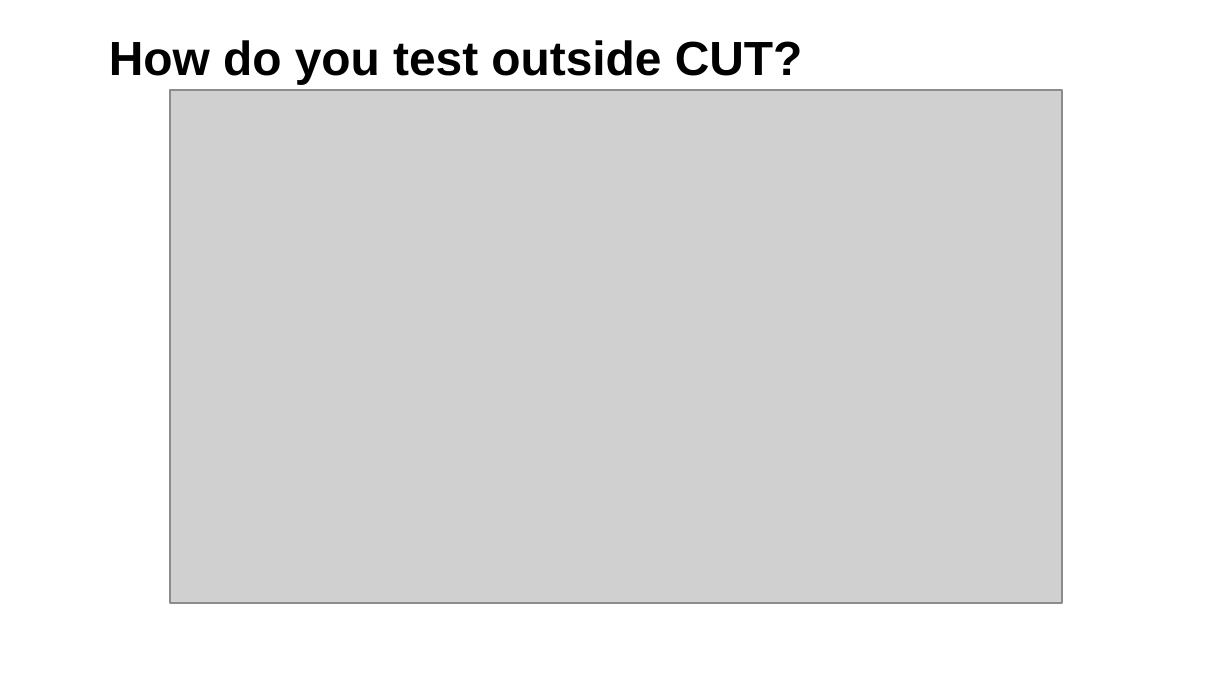
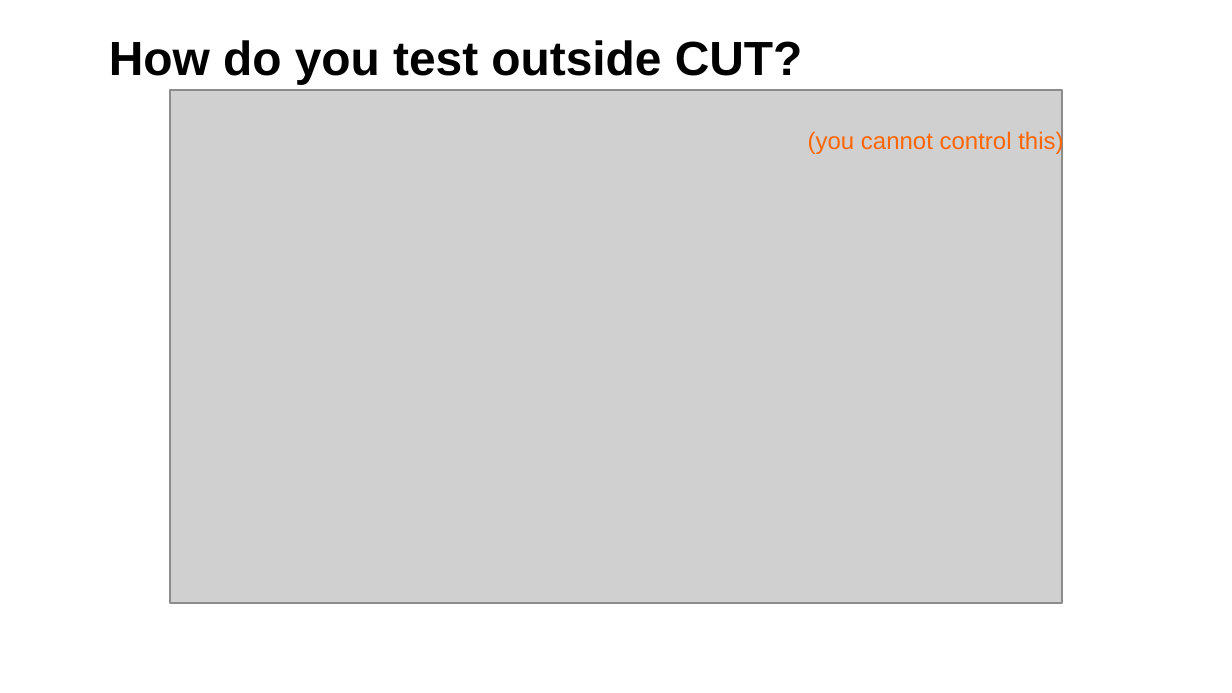
Before and after one commit to middlehuang/portal, a slide deck: slide 35 of CGreen TestDouble ETDD OOC DP ver 0.5.pptx (slide 34 before the commit). Drawn at 1232x693 pixels with LibreOffice and Linux fonts; fonts in the diff are those of the drawing; grey boxes stand for pictures; background and template pictures are left out. Boxes give left, top, right and bottom in pixels: in the first picture for what was removed or moved away, otherwise in the second. Text is boxed around its words. In the diff, an @@ line names an element or a change of style, - is before the commit and + after.

```diff
--- a/CGreen TestDouble ETDD OOC DP ver 0.5.pptx
+++ b/CGreen TestDouble ETDD OOC DP ver 0.5.pptx
@@ text added at [808, 130, 1063, 155], 14 pt, text #FF6600 @@
+(you cannot control this)
```
Also in this commit, not shown: 10 other slides changed, 2 slides added.
